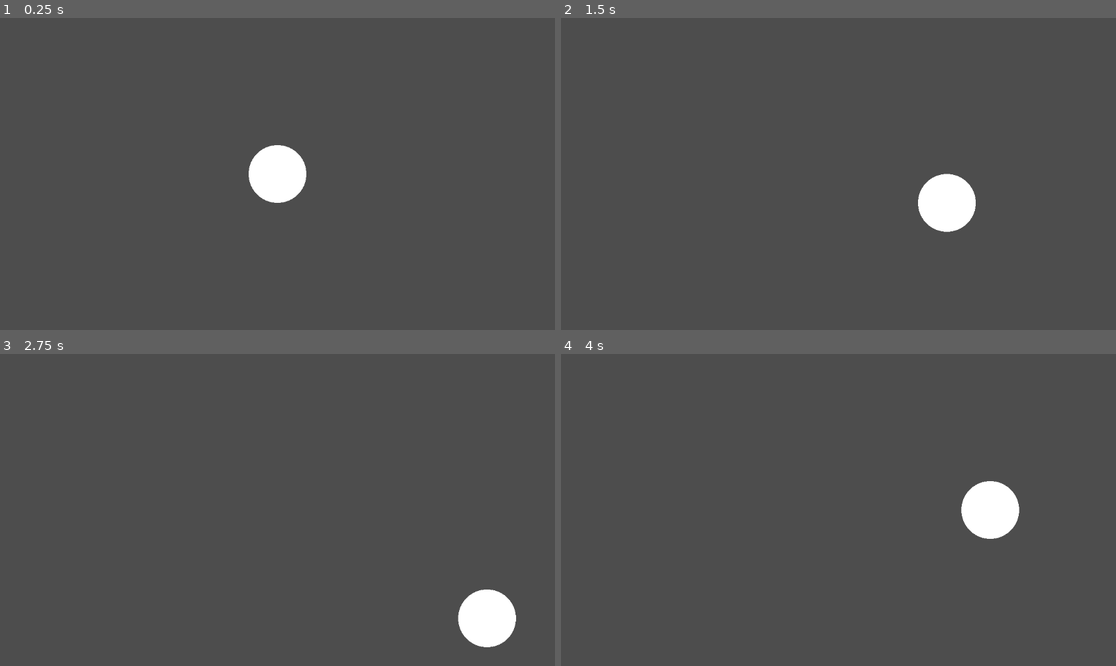
Above: before the commit, frames 1-4 (two rows, left to right).
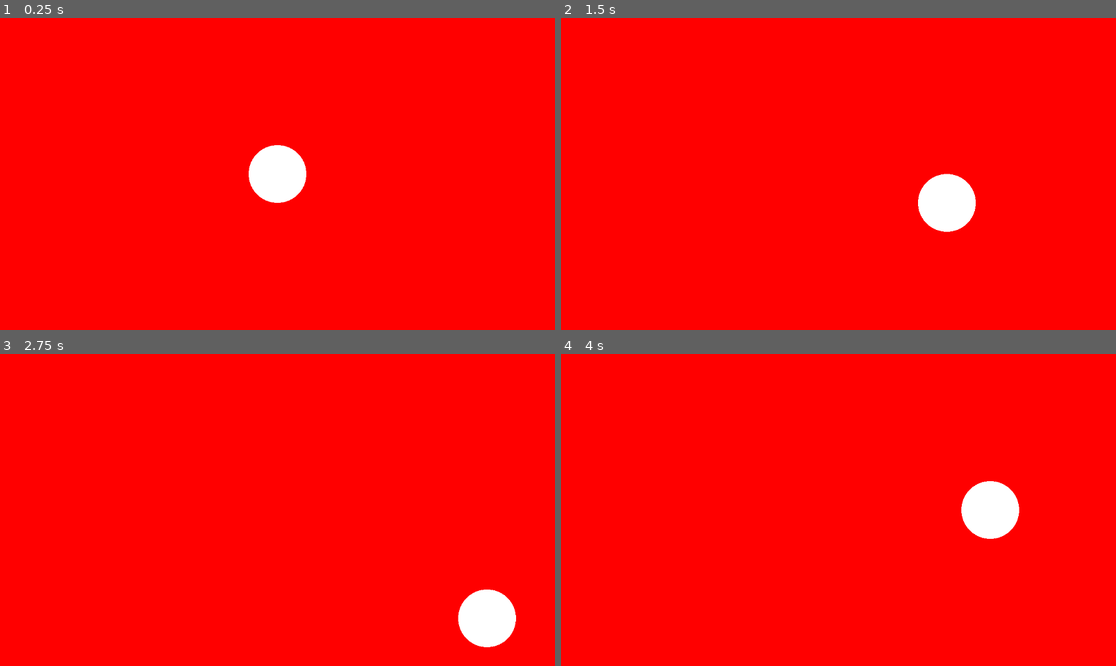
Above: after the commit, the same moments.

Repository: bubblecigar/dot
Game: Godot game, scene res://scenes/Main.tscn
Same seed, same stepped clock (60 frames per second), same inputs: the game is played once before the commit and once after it.
Inputs:
- Up to frame 1 (0.25 s): no input
- Up to frame 2 (1.5 s): tap Enter at 0.5 s; hold Right (ui_right) 0.53-1.28 s; hold Down (ui_down) from 1.28 s (still down)
- Up to frame 3 (2.75 s): release Down (ui_down) at 2.03 s; hold Right (ui_right) from 2.03 s (still down)
- Up to frame 4 (4 s): release Right (ui_right) at 2.78 s; hold Up (ui_up) 2.78-3.53 s; hold Left (ui_left) from 3.53 s (still down)

The runs differ from the first frame. In frame 1, 99% of the frame differs, in the area x 0-100%, y 0-100%; in frame 2, 99%; in frame 3, 99%; in frame 4, 99%.

Commit message:
Render background via dedicated scene controller

Diff:
--- /dev/null
+++ b/scenes/Background.tscn
@@ -0,0 +1,7 @@
+[gd_scene load_steps=2 format=3 uid="uid://dtn0eaevn52du"]
+
+[ext_resource type="Script" path="res://scripts/background_controller.gd" id="1_d8i2w"]
+
+[node name="Background" type="Node2D"]
+script = ExtResource("1_d8i2w")
+z_index = -100
--- a/scenes/Main.tscn
+++ b/scenes/Main.tscn
@@ -2,16 +2,11 @@
 
 [ext_resource type="Script" path="res://scripts/main.gd" id="1_1dw2k"]
 [ext_resource type="PackedScene" path="res://scenes/Circle.tscn" id="2_u6f7q"]
+[ext_resource type="PackedScene" path="res://scenes/Background.tscn" id="3_05oug"]
 
 [node name="abc" type="Node2D" unique_id=3931664]
 script = ExtResource("1_1dw2k")
 
-[node name="Background" type="ColorRect" parent="." unique_id=964024764]
-anchors_preset = 15
-anchor_right = 1.0
-anchor_bottom = 1.0
-grow_horizontal = 2
-grow_vertical = 2
-color = Color(1, 0, 0, 1)
+[node name="Background" parent="." instance=ExtResource("3_05oug")]
 
 [node name="Circle" parent="." instance=ExtResource("2_u6f7q")]
--- /dev/null
+++ b/scripts/background_controller.gd
@@ -0,0 +1,16 @@
+extends Node2D
+
+@export var color: Color = Color(1, 0, 0, 1)
+
+func _ready() -> void:
+	var viewport := get_viewport()
+	if viewport:
+		viewport.size_changed.connect(_on_viewport_size_changed)
+	queue_redraw()
+
+func _on_viewport_size_changed() -> void:
+	queue_redraw()
+
+func _draw() -> void:
+	var size := get_viewport_rect().size
+	draw_rect(Rect2(Vector2.ZERO, size), color, true)
